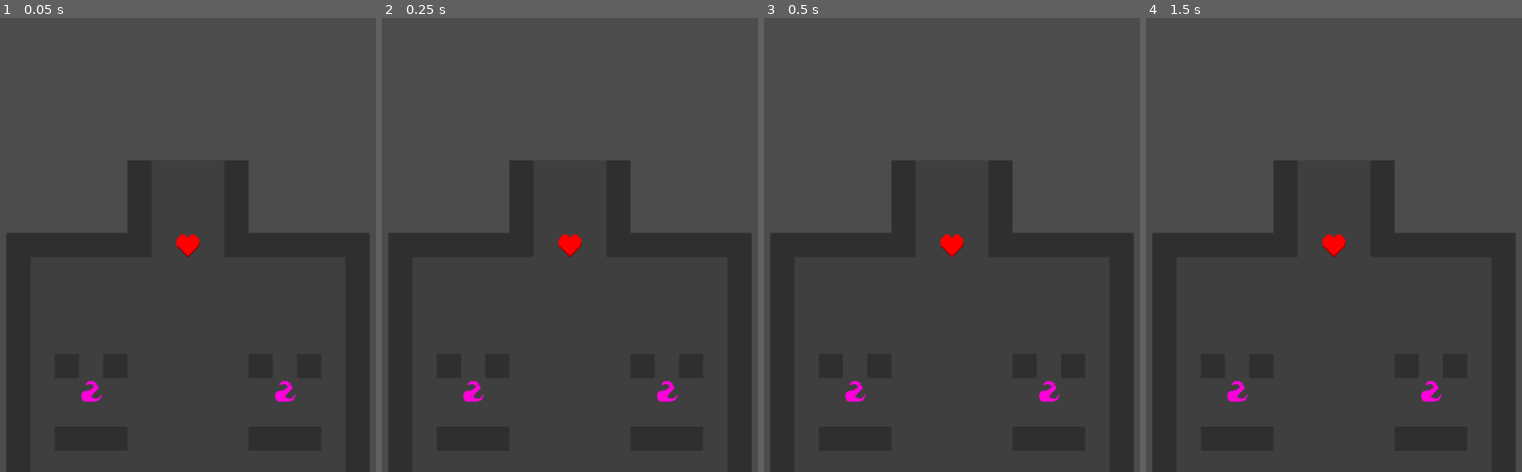
Above: before the commit, frames 1-4 (left to right).
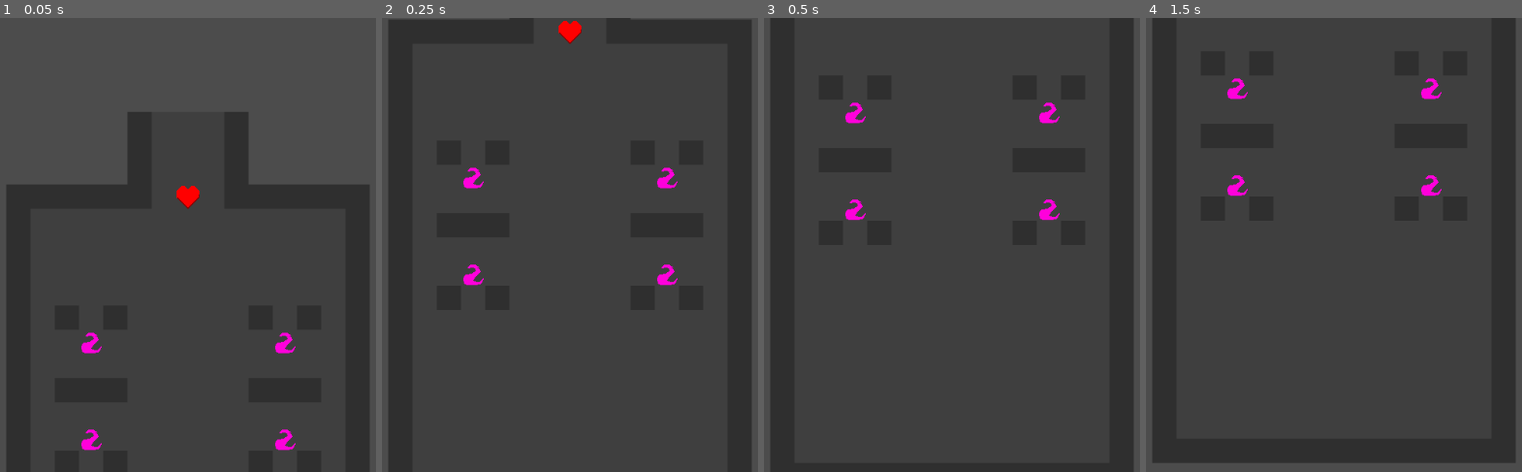
Above: after the commit, the same moments.

Repository: ollelogdahl/gamejam032020
Game: Godot game, scene res://Scenes/MainScene.tscn
The game is run twice, just before and just after one commit, with the same random seed, the same clock (stepped at 60 frames per second) and the same inputs.
Inputs:
- Up to frame 1 (0.05 s): no input
- Up to frame 2 (0.25 s): no input
- Up to frame 3 (0.5 s): no input
- Up to frame 4 (1.5 s): no input

The runs differ from the first frame. In frame 1, 6.6% of the frame differs, in the area x 1-99%, y 20-96%; in frame 2, 13%, in the area x 1-99%, y 0-85%; in frame 3, 11%; in frame 4, 12%.

Commit message:
kameraaa

Diff:
--- a/src/Scenes/MainScene.tscn
+++ b/src/Scenes/MainScene.tscn
@@ -1,13 +1,10 @@
 [gd_scene load_steps=6 format=2]
 
-
-[ext_resource path="res://Scenes/Player.tscn" type="PackedScene" id=1]
-[ext_resource path="res://Scripts/RoomCreator.gd" type="Script" id=2]
-[ext_resource path="res://Scripts/EnemyCreator.gd" type="Script" id=3]
-[ext_resource path="res://Scenes/Conductor.gd" type="Script" id=4]
-[ext_resource path="res://Resources/Music/Beat.wav" type="AudioStream" id=5]
-[ext_resource path="res://Scripts/Player.gd" type="Script" id=6]
-
+[ext_resource path="res://Scripts/Camera2D.gd" type="Script" id=1]
+[ext_resource path="res://Scenes/Player.tscn" type="PackedScene" id=2]
+[ext_resource path="res://Scripts/RoomCreator.gd" type="Script" id=3]
+[ext_resource path="res://Scripts/EnemyCreator.gd" type="Script" id=4]
+[ext_resource path="res://Scripts/Player.gd" type="Script" id=5]
 
 [node name="MainScene" type="Node2D"]
 
@@ -22,20 +19,11 @@
 
 [node name="Navigation2D" type="Navigation2D" parent="."]
 
-[node name="Player" parent="Navigation2D" instance=ExtResource( 1 )]
-script = ExtResource( 6 )
+[node name="Player" parent="Navigation2D" instance=ExtResource( 2 )]
+script = ExtResource( 5 )
 
 [node name="RoomCreator" type="Node" parent="Navigation2D"]
-script = ExtResource( 2 )
+script = ExtResource( 3 )
 
 [node name="EnemyCreator" type="Node" parent="Navigation2D"]
-script = ExtResource( 3 )
-
-[node name="Conductor" type="Node" parent="."]
 script = ExtResource( 4 )
-
-[node name="BeatPlayer" type="AudioStreamPlayer" parent="Conductor"]
-stream = ExtResource( 5 )
-
-[node name="Timer" type="Timer" parent="Conductor"]
-[connection signal="timeout" from="Conductor/Timer" to="Conductor" method="_on_Timer_timeout"]
--- a/src/project.godot
+++ b/src/project.godot
@@ -29,7 +29,29 @@
 Resources="*res://Scripts/Singletons/Resources.gd"
 Event="*res://Scripts/Singletons/Event.gd"
 Rythm="*res://Scripts/Singletons/Rythm.gd"
-Attacks="*res://Scripts/Singletons/Attacks.gd"
+
+[importer_defaults]
+
+texture={
+"compress/bptc_ldr": 0,
+"compress/hdr_mode": 0,
+"compress/lossy_quality": 0.7,
+"compress/mode": 0,
+"compress/normal_map": 0,
+"detect_3d": false,
+"flags/anisotropic": false,
+"flags/filter": false,
+"flags/mipmaps": false,
+"flags/repeat": 0,
+"flags/srgb": 2,
+"process/HDR_as_SRGB": false,
+"process/fix_alpha_border": true,
+"process/invert_color": false,
+"process/premult_alpha": false,
+"size_limit": 0,
+"stream": false,
+"svg/scale": 1.0
+}
 
 [rendering]
 
